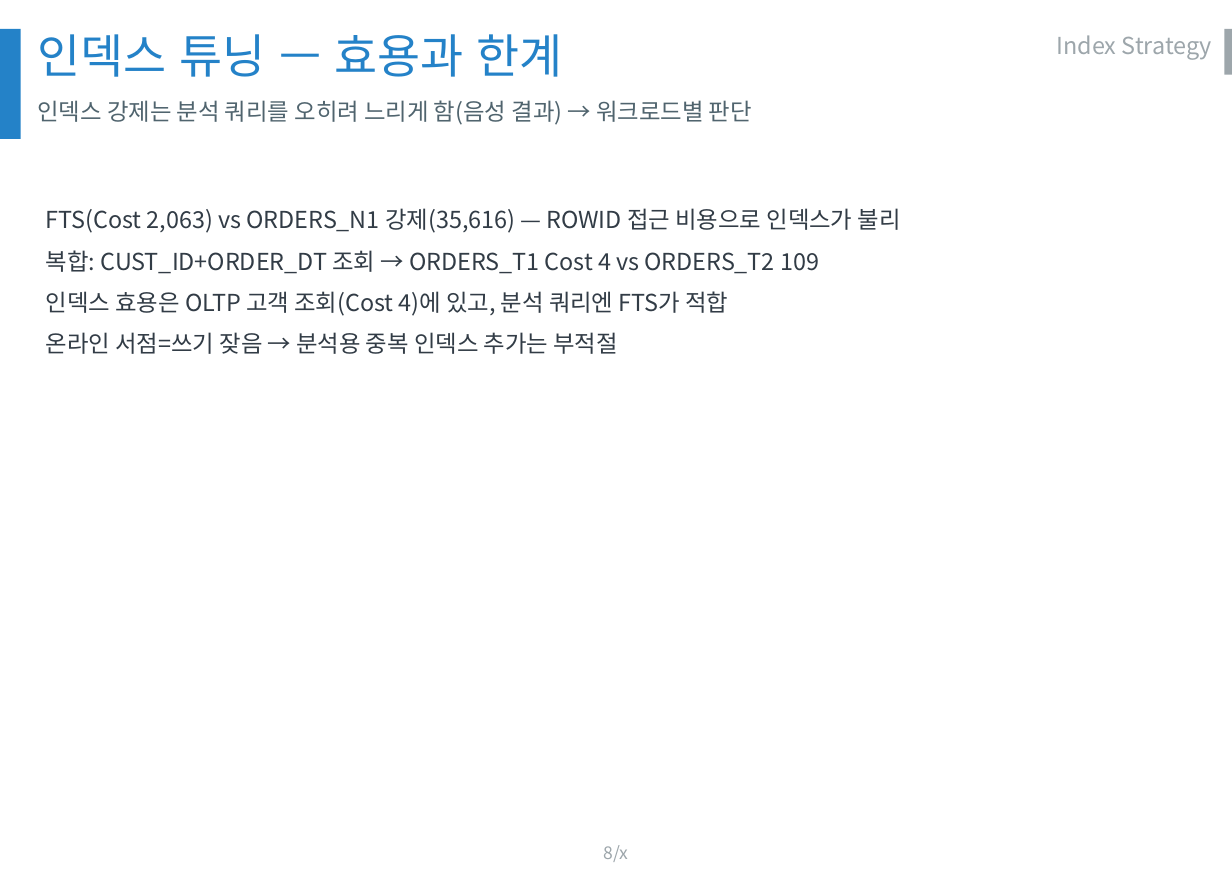
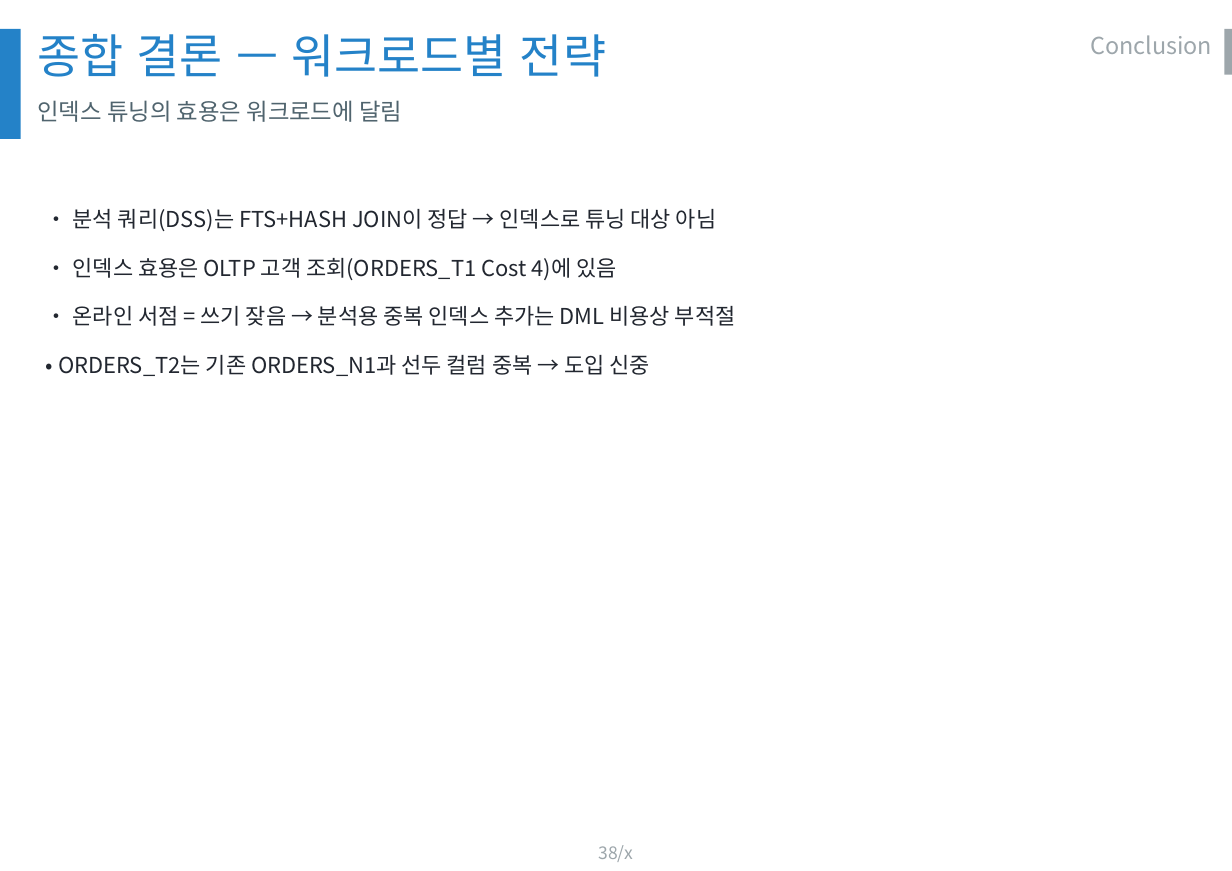
Before and after one commit to olmas70/slides, a slide deck: slide 38 of ppt/BO_DB운영_발표.pptx (slide 8 before the commit). Drawn at 1232x871 pixels with LibreOffice and Linux fonts; fonts in the diff are those of the drawing; background and template pictures are left out. Boxes give left, top, right and bottom in pixels: in the first picture for what was removed or moved away, otherwise in the second. Text is boxed around its words. In the diff, an @@ line names an element or a change of style, - is before the commit and + after.

```diff
--- a/ppt/BO_DB운영_발표.pptx
+++ b/ppt/BO_DB운영_발표.pptx
@@ text added at [37, 34, 606, 77], 32 pt, text #2482C8 @@
+종합 결론 — 워크로드별 전략
@@ text at [1090, 35, 1212, 54]: text changed @@
-Index Strategy
+Conclusion
@@ text at [37, 100, 402, 122]: text changed; size 32 to 16 pt; text colour #2482C8 to #50646E @@
-인덱스 튜닝 — 효용과 한계
+인덱스 튜닝의 효용은 워크로드에 달림
@@ text removed at [37, 100, 752, 125] @@
-인덱스 강제는 분석 쿼리를 오히려 느리게 함(음성 결과) → 워크로드별 판단
@@ text at [58, 209, 736, 376]: text changed; size 16 to 15 pt; text colour #323C46 to #222730 @@
-FTS(Cost 2,063) vs ORDERS_N1 강제(35,616) — ROWID 접근 비용으로 인덱스가 불리
-복합: CUST_ID+ORDER_DT 조회 → ORDERS_T1 Cost 4 vs ORDERS_T2 109
-인덱스 효용은 OLTP 고객 조회(Cost 4)에 있고, 분석 쿼리엔 FTS가 적합
-온라인 서점=쓰기 잦음 → 분석용 중복 인덱스 추가는 부적절
+• 분석 쿼리(DSS)는 FTS+HASH JOIN이 정답 → 인덱스로 튜닝 대상 아님
+• 인덱스 효용은 OLTP 고객 조회(ORDERS_T1 Cost 4)에 있음
+• 온라인 서점 = 쓰기 잦음 → 분석용 중복 인덱스 추가는 DML 비용상 부적절
+• ORDERS_T2는 기존 ORDERS_N1과 선두 컬럼 중복 → 도입 신중
@@ page number at [598, 845, 633, 862]: text changed @@
-8/x
+38/x
```
Also in this commit, not shown: 8 other slides changed, 48 slides added.
